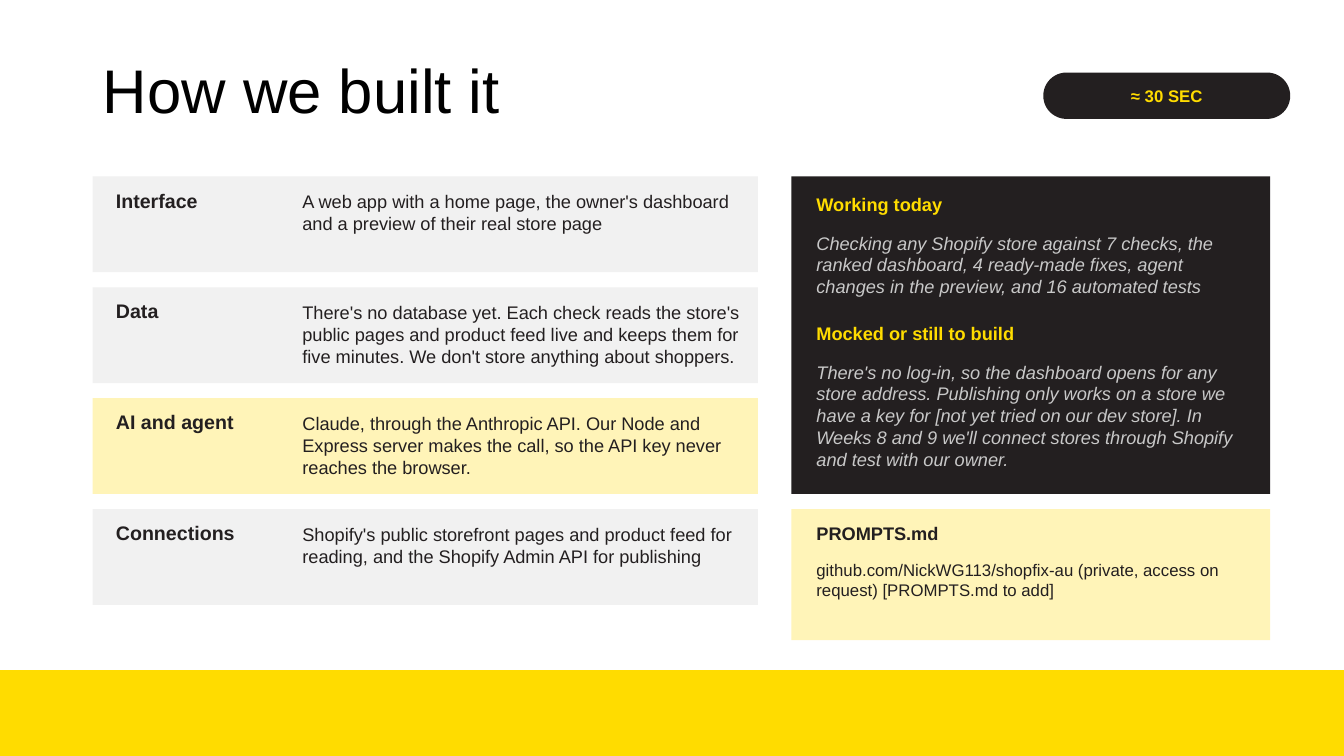
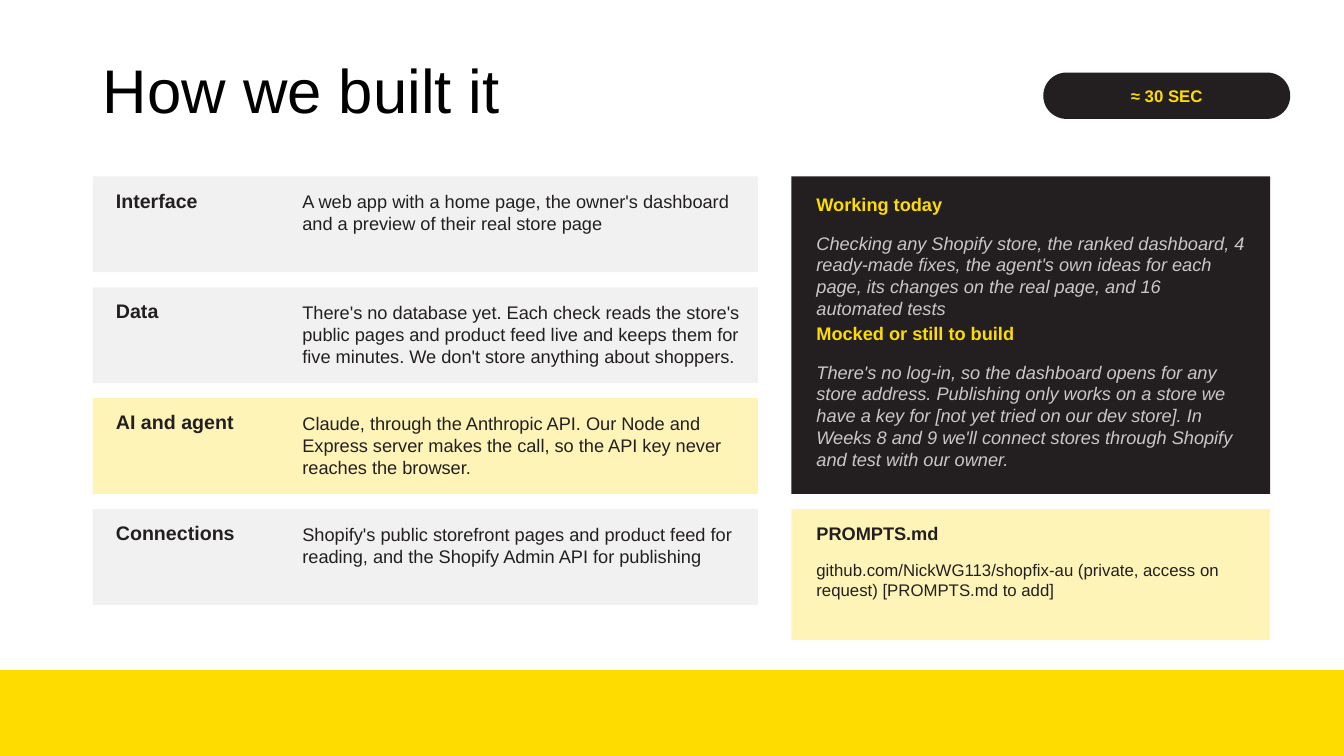
Before and after one commit to NickWG113/shopfix-au, a slide deck: slide 5 of docs/presentation/QuickLift-Week7-PoC.pptx. Drawn at 1344x756 pixels with LibreOffice and Linux fonts; fonts in the diff are those of the drawing; background and template pictures are left out. Boxes give left, top, right and bottom in pixels: in the first picture for what was removed or moved away, otherwise in the second. Text is boxed around its words. In the diff, an @@ line names an element or a change of style, - is before the commit and + after.

```diff
--- a/docs/presentation/QuickLift-Week7-PoC.pptx
+++ b/docs/presentation/QuickLift-Week7-PoC.pptx
@@ text at box(816, 237, 1244, 315): text changed @@
-Checking any Shopify store against 7 checks, the ranked dashboard, 4 ready-made fixes, agent changes in the preview, and 16 automated tests
+Checking any Shopify store, the ranked dashboard, 4 ready-made fixes, the agent's own ideas for each page, its changes on the real page, and 16 automated tests
```
Also in this commit, not shown: 3 other slides changed, 2 other files.
